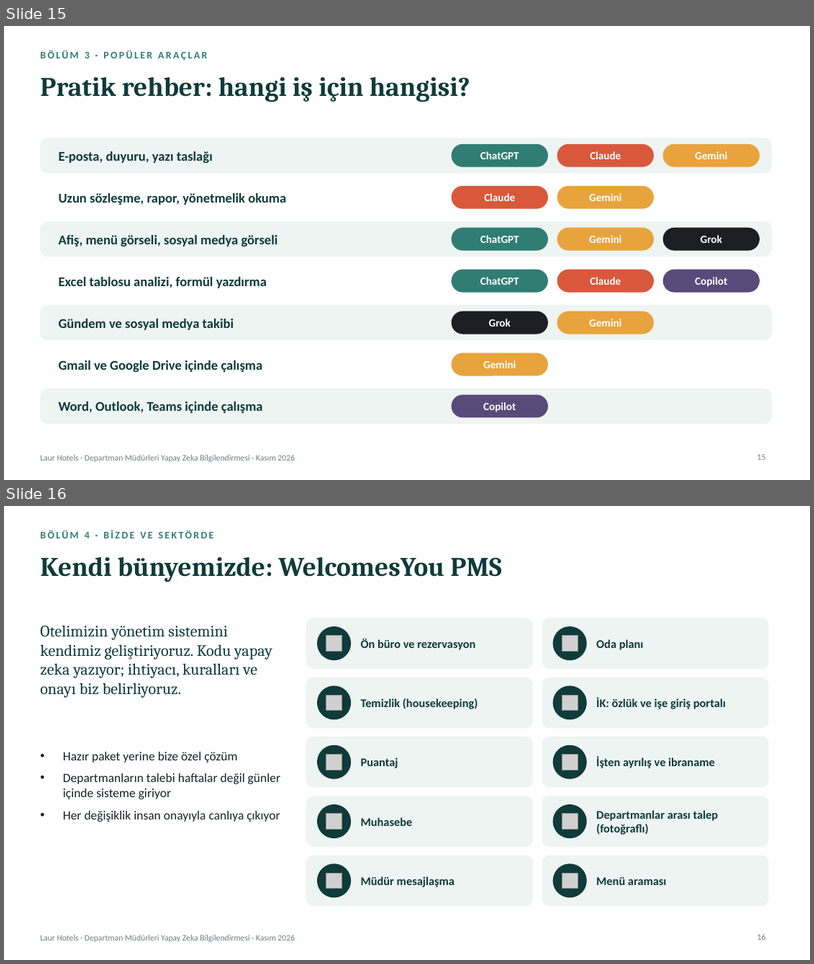
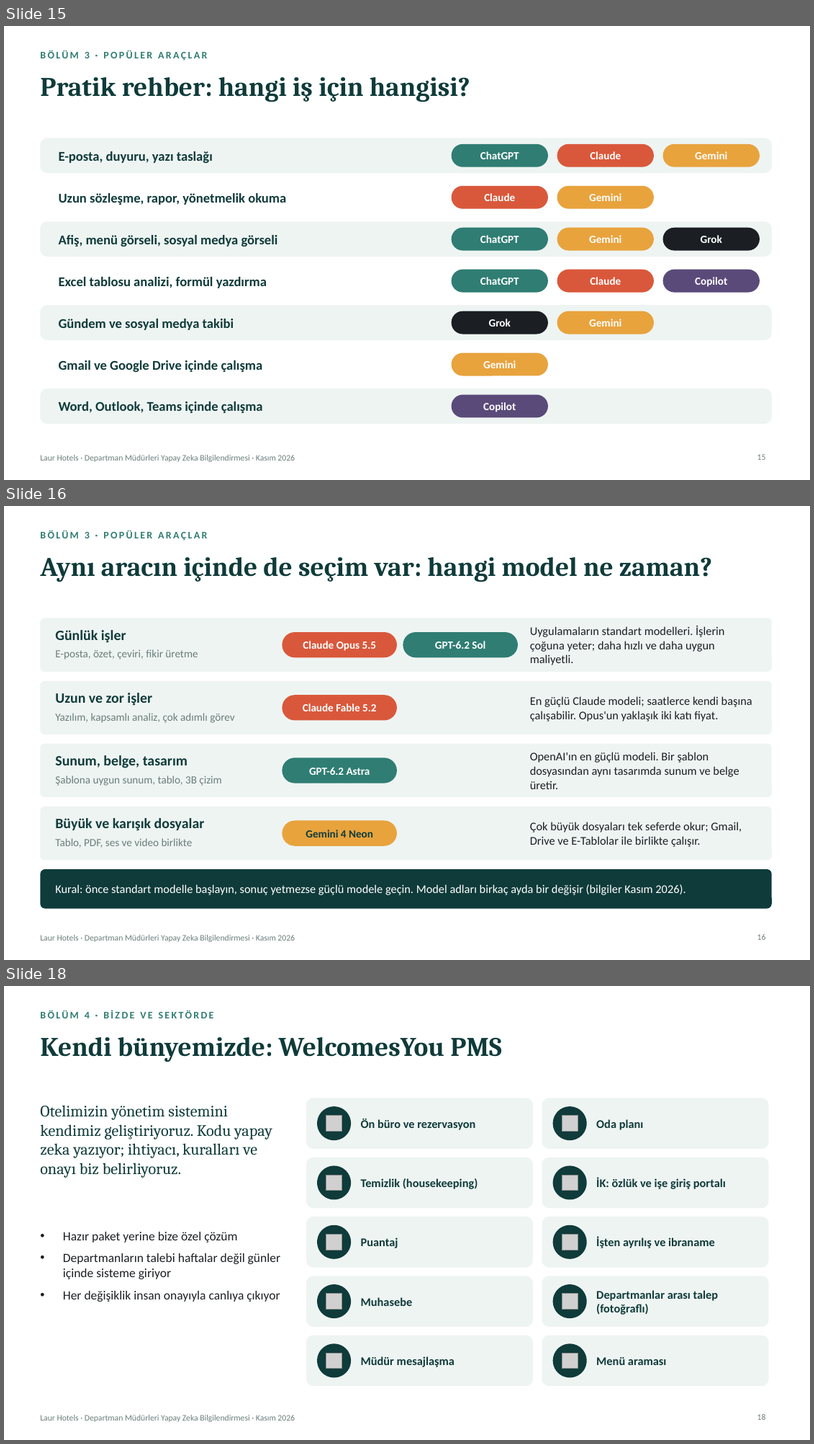
Before and after one commit to cmax-code/First-Repo, a slide deck: Yapay-Zeka-Mudurler-Sunumu-v2.pptx. Shown one above the other, each under a label of ours: slides 15 and 16 before the commit, slides 15, 16 and 18 after it; the slides between them are not shown. The pictures are 814x964 and 814x1444 pixels, drawn with LibreOffice and Linux fonts; fonts in the diff are those of the drawing; grey boxes stand for pictures. Boxes give left, top, right and bottom in pixels: in the first picture for what was removed or moved away, otherwise in the second. Text is boxed around its words. In the diff, an @@ line names an element or a change of style, - is before the commit and + after.

```diff
--- a/Yapay-Zeka-Mudurler-Sunumu-v2.pptx
+++ b/Yapay-Zeka-Mudurler-Sunumu-v2.pptx
@@ slide 16 added at (4,506,810,960), background #FFFFFF; not listed: 1 template element that a slide beside it also shows @@
@@ text added at (40,530,207,541), 12 pt, text #2F7D73, bold @@
+BÖLÜM 3 · POPÜLER ARAÇLAR
@@ title added at (40,557,712,582), 32 pt, text #0F3B3A, bold @@
+Aynı aracın içinde de seçim var: hangi model ne zaman?
@@ rounded rectangle added at (40,618,772,672), fill #EEF4F2 @@
@@ text added at (55,630,126,643), 17 pt, text #0F3B3A, bold @@
+Günlük işler
@@ rounded rectangle added at (282,632,397,657), fill #D9583B @@
@@ rounded rectangle added at (404,632,518,657), fill #2F7D73 @@
@@ text added at (530,626,725,665), 14 pt, text #1B1F24 @@
+Uygulamaların standart modelleri. İşlerin çoğuna yeter; daha hızlı ve daha uygun maliyetli.
@@ text added at (55,649,198,659), 13 pt, text #6B7F7B @@
+E-posta, özet, çeviri, fikir üretme
@@ text added at (303,641,376,651), 13 pt, text #FFFFFF, bold @@
+Claude Opus 5.5
@@ text added at (435,641,486,649), 13 pt, text #FFFFFF, bold @@
+GPT-6.2 Sol
@@ rounded rectangle added at (40,681,772,735), fill #EEF4F2 @@
@@ text added at (55,692,152,705), 17 pt, text #0F3B3A, bold @@
+Uzun ve zor işler
@@ rounded rectangle added at (282,695,397,720), fill #D9583B @@
@@ text added at (530,696,753,721), 14 pt, text #1B1F24 @@
+En güçlü Claude modeli; saatlerce kendi başına çalışabilir. Opus'un yaklaşık iki katı fiyat.
@@ text added at (55,713,234,723), 13 pt, text #6B7F7B @@
+Yazılım, kapsamlı analiz, çok adımlı görev
@@ text added at (303,703,376,711), 13 pt, text #FFFFFF, bold @@
+Claude Fable 5.2
@@ rounded rectangle added at (40,743,772,797), fill #EEF4F2 @@
@@ text added at (55,755,188,768), 17 pt, text #0F3B3A, bold @@
+Sunum, belge, tasarım
@@ rounded rectangle added at (282,758,397,783), fill #2F7D73 @@
@@ text added at (530,752,739,789), 14 pt, text #1B1F24 @@
+OpenAI'ın en güçlü modeli. Bir şablon dosyasından aynı tasarımda sunum ve belge üretir.
@@ text added at (55,775,221,785), 13 pt, text #6B7F7B @@
+Şablona uygun sunum, tablo, 3B çizim
@@ text added at (309,767,370,775), 13 pt, text #FFFFFF, bold @@
+GPT-6.2 Astra
@@ rounded rectangle added at (40,806,772,860), fill #EEF4F2 @@
@@ text added at (55,818,205,831), 17 pt, text #0F3B3A, bold @@
+Büyük ve karışık dosyalar
@@ rounded rectangle added at (282,821,397,846), fill #E8A33D @@
@@ text added at (306,829,373,837), 13 pt, text #0F3B3A, bold @@
+Gemini 4 Neon
@@ text added at (530,821,742,847), 14 pt, text #1B1F24 @@
+Çok büyük dosyaları tek seferde okur; Gmail, Drive ve E-Tablolar ile birlikte çalışır.
@@ text added at (55,838,193,847), 13 pt, text #6B7F7B @@
+Tablo, PDF, ses ve video birlikte
@@ rounded rectangle added at (40,869,772,908), fill #0F3B3A @@
@@ text added at (55,884,686,895), 14 pt, text #FFFFFF @@
+Kural: önce standart modelle başlayın, sonuç yetmezse güçlü modele geçin. Model adları birkaç ayda bir değişir (bilgiler Kasım 2026).
@@ page number added at (758,934,766,939), 10 pt, text #6B7F7B @@
+16
@@ what was slide 16 is now slide 18 @@
```
Also in this commit, not shown: 1 other slide added.
